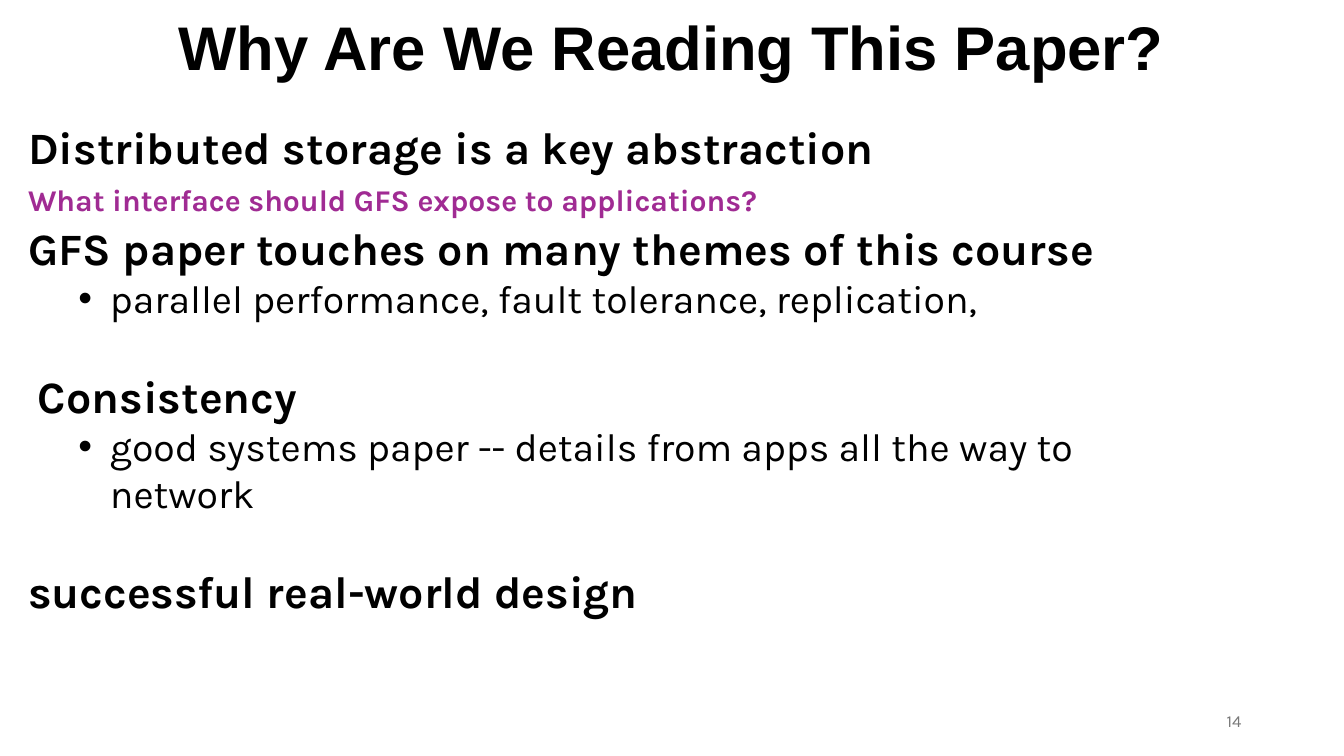
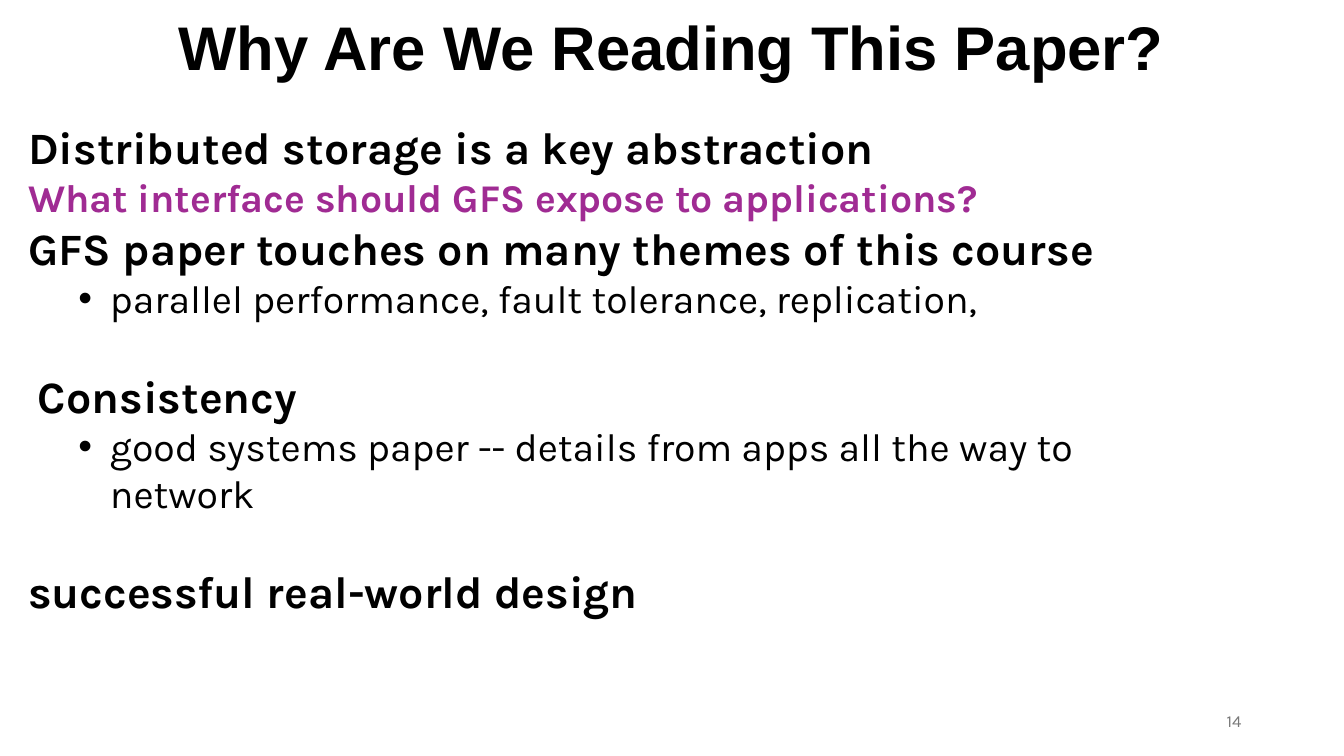
Before and after one commit to ec528/ec528.github.io, a slide deck: slide 14 of slides/fall26/4-gfs.pptx. Drawn at 1344x756 pixels with LibreOffice and Linux fonts; fonts in the diff are those of the drawing. Boxes give left, top, right and bottom in pixels: in the first picture for what was removed or moved away, otherwise in the second. Text is boxed around its words. In the diff, an @@ line names an element or a change of style, - is before the commit and + after.

```diff
--- a/slides/fall26/4-gfs.pptx
+++ b/slides/fall26/4-gfs.pptx
@@ text at (28, 184, 978, 222): paragraph added @@
+What interface should GFS expose to applications?
@@ text removed at (28, 189, 757, 218) @@
-What interface should GFS expose to applications?
```
Also in this commit, not shown: 1 other slide changed.
